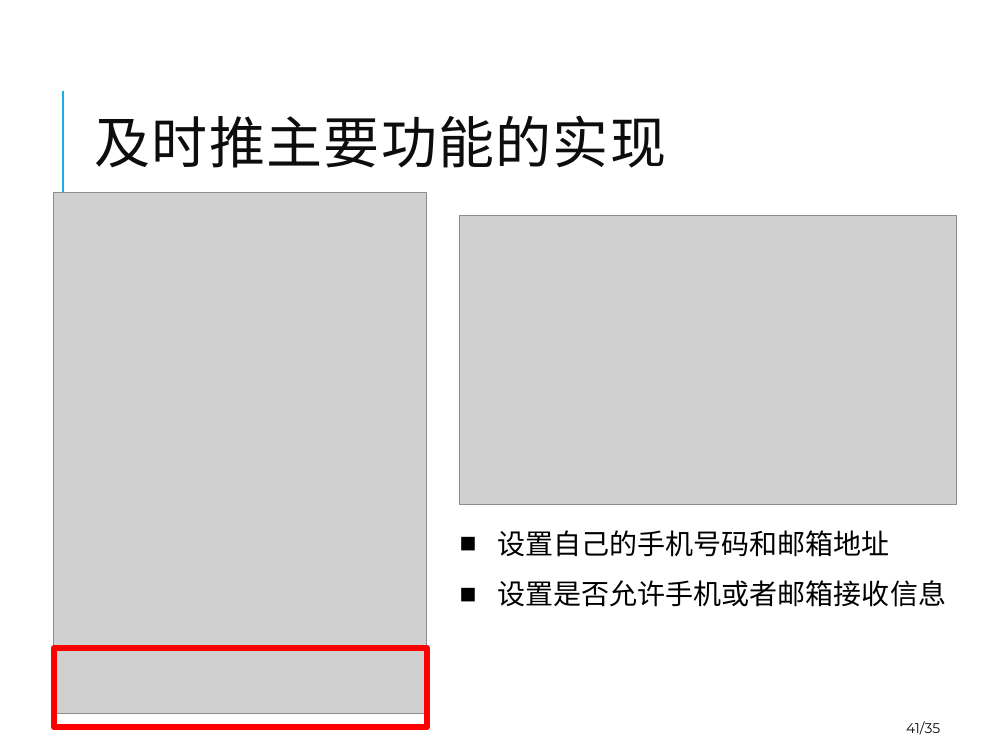
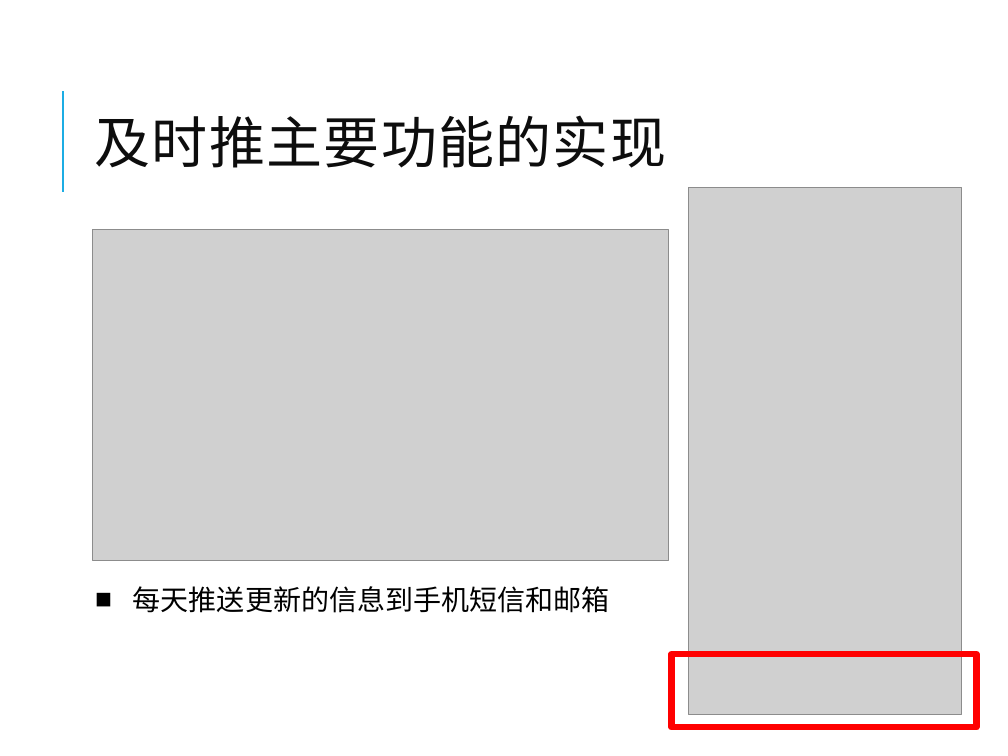
Before and after one commit to winniehajing/paper, a slide deck: slide 42 of 2012223040119-Defense-20150515-goahead.pptx (slide 41 before the commit). Drawn at 1008x756 pixels with LibreOffice and Linux fonts; fonts in the diff are those of the drawing; grey boxes stand for pictures. Boxes give left, top, right and bottom in pixels: in the first picture for what was removed or moved away, otherwise in the second. Text is boxed around its words. In the diff, an @@ line names an element or a change of style, - is before the commit and + after.

```diff
--- a/2012223040119-Defense-20150515-goahead.pptx
+++ b/2012223040119-Defense-20150515-goahead.pptx
@@ picture removed at [53,193,426,713] @@
@@ picture added at [688,187,963,715] @@
@@ picture added at [93,230,668,560] @@
@@ picture removed at [460,216,958,505] @@
@@ text removed at [497,530,946,607] @@
-■ 设置自己的手机号码和邮箱地址
-■ 设置是否允许手机或者邮箱接收信息
@@ text added at [133,586,610,613], 20 pt, text #000000 @@
+■ 每天推送更新的信息到手机短信和邮箱
@@ rectangle: place and size @@
-rectangle at [53,648,426,728]
+rectangle at [671,654,977,728]
@@ page number removed at [906,721,940,735] @@
-41/35
```
Also in this commit, not shown: 45 other slides changed, 3 other files.
